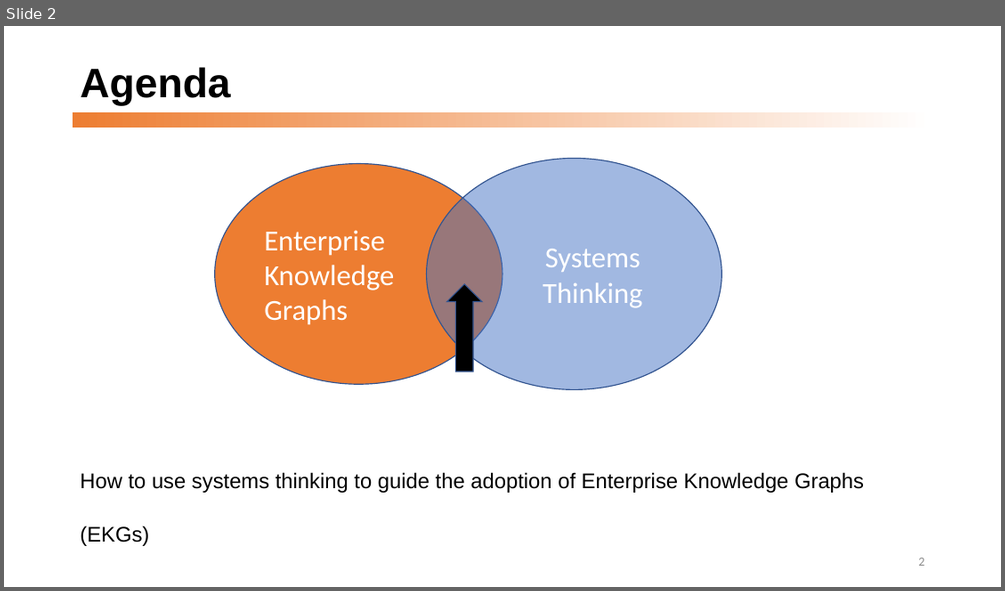
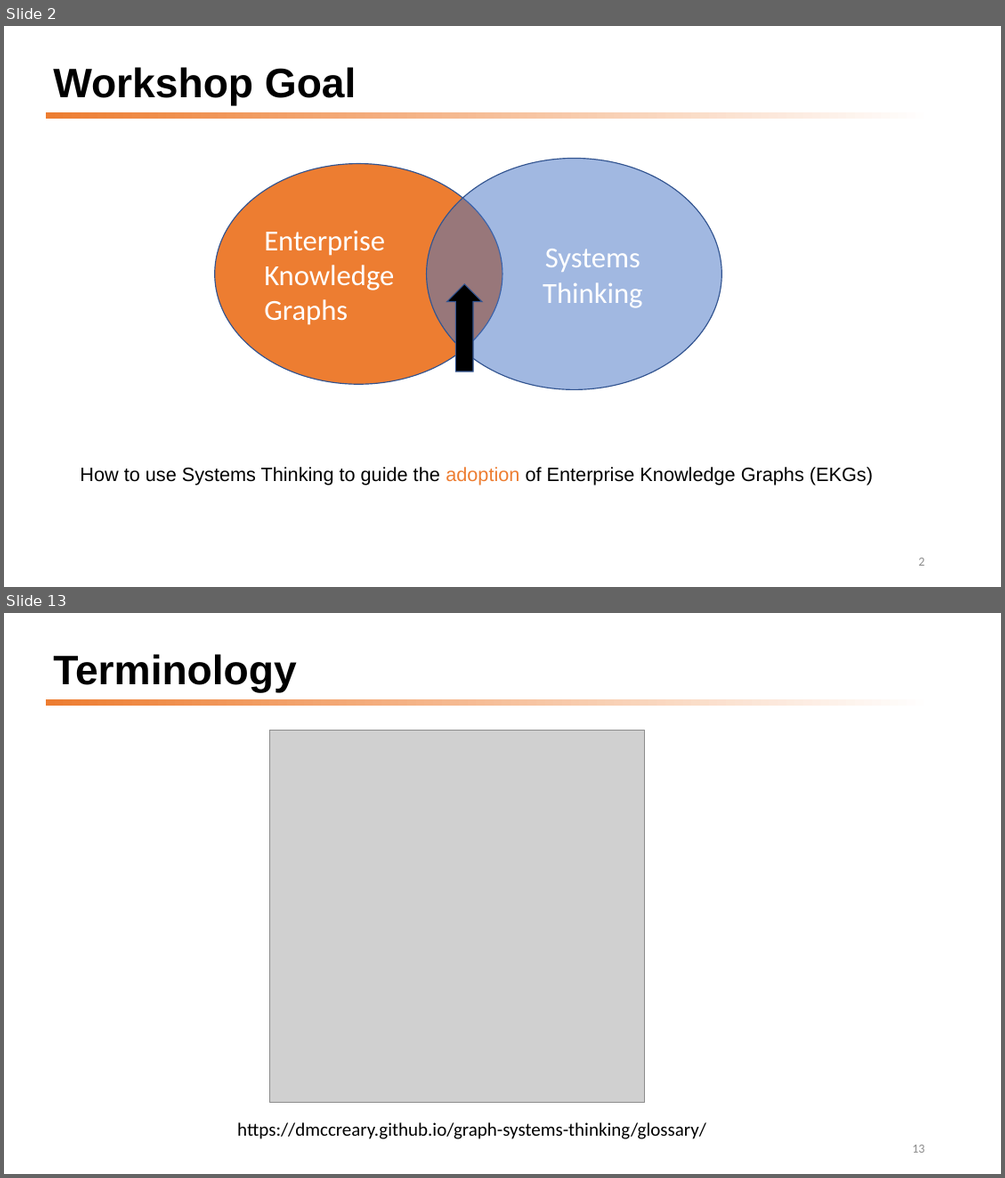
Before and after one commit to dmccreary/graph-systems-thinking, a slide deck: docs/presentations/GST-Half-Day-Workshop-2022.pptx. Shown one above the other, each under a label of ours: slide 2 before the commit, slides 2 and 13 after it; the slides between them are not shown. The pictures are 1005x591 and 1005x1178 pixels, drawn with LibreOffice and Linux fonts; fonts in the diff are those of the drawing; grey boxes stand for pictures. Boxes give left, top, right and bottom in pixels: in the first picture for what was removed or moved away, otherwise in the second. Text is boxed around its words. In the diff, an @@ line names an element or a change of style, - is before the commit and + after.

```diff
--- a/docs/presentations/GST-Half-Day-Workshop-2022.pptx
+++ b/docs/presentations/GST-Half-Day-Workshop-2022.pptx
@@ slide 13 added at (x1=4, y1=613, x2=1001, y2=1174), background #FFFFFF; not listed: 1 template element that a slide beside it also shows @@
@@ title added at (x1=53, y1=654, x2=297, y2=693), 39.6 pt, text #000000, bold @@
+Terminology
@@ picture added at (x1=269, y1=730, x2=644, y2=1102) @@
@@ text added at (x1=237, y1=1122, x2=706, y2=1139), 18 pt, text #000000 @@
+https://dmccreary.github.io/graph-systems-thinking/glossary/
@@ page number added at (x1=912, y1=1144, x2=924, y2=1152), 12 pt, text #8C8C8C @@
+13
@@ slide 2 changed as well @@
@@ title at (x1=53, y1=67, x2=356, y2=106): text changed @@
-Agenda
+Workshop Goal
@@ rectangle resized from (x1=73, y1=112, x2=933, y2=127) to (x1=46, y1=112, x2=933, y2=119) @@
@@ text at (x1=80, y1=467, x2=873, y2=485): text changed; size 20.4 to 18.6 pt @@
-How to use systems thinking to guide the adoption of Enterprise Knowledge Graphs (EKGs)
+How to use Systems Thinking to guide the adoption of Enterprise Knowledge Graphs (EKGs)
```
Also in this commit, not shown: 10 other slides changed, 41 other slides added, 1 other file.
